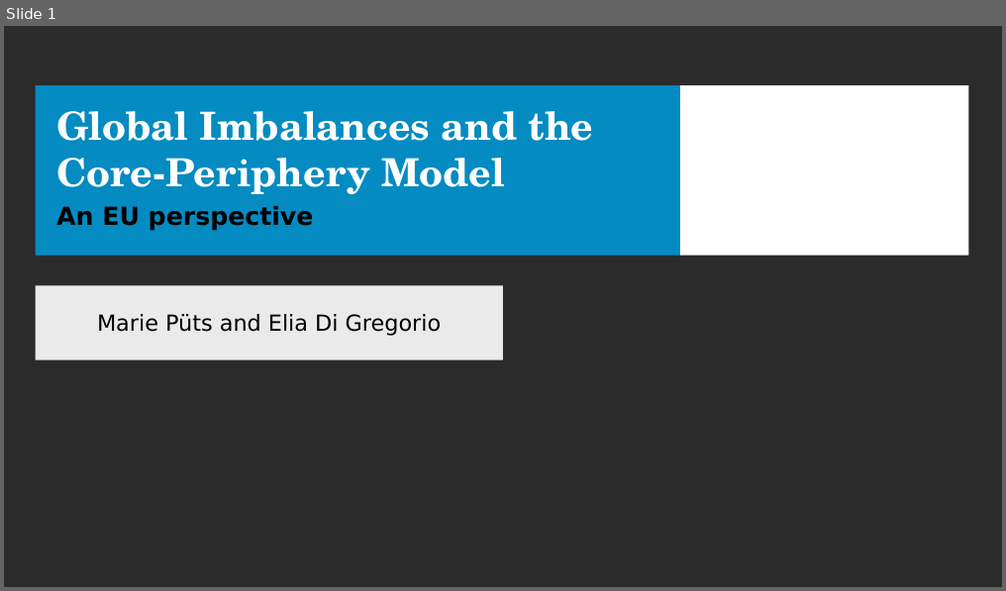
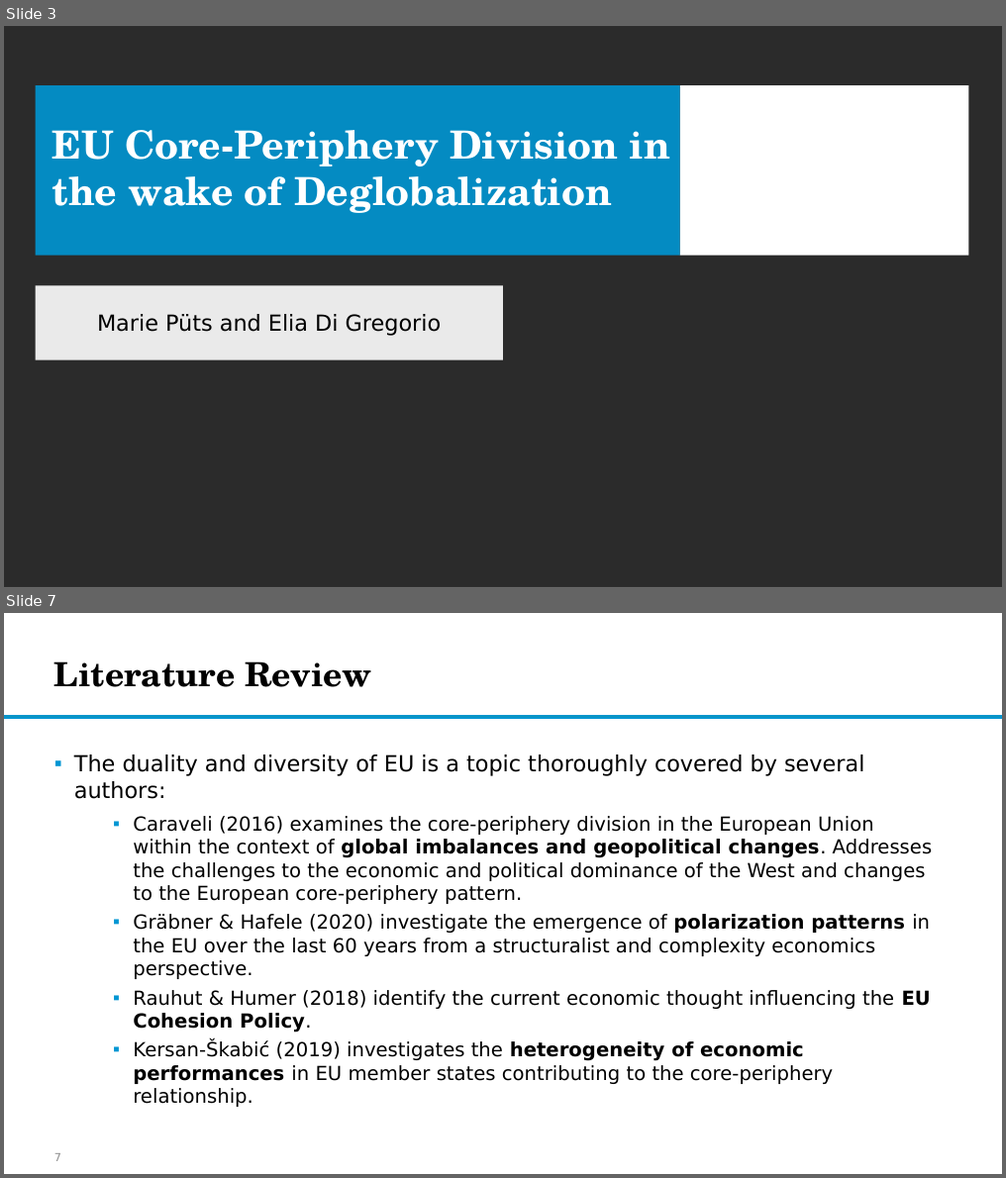
Before and after one commit to EliaDG/EU-Core-Periphery-Division-in-the-wake-of-Deglobalization, a slide deck: 03_final_data/Global Imbalances and Core-Periphery Model in the EU.pptx. Shown one above the other, each under a label of ours: slide 1 before the commit, slides 3 and 7 after it; the slides between them are not shown. The pictures are 1006x591 and 1006x1178 pixels, drawn with LibreOffice and Linux fonts; fonts in the diff are those of the drawing; background and template pictures are left out; a plain dark background stands for a picture behind light text. Boxes give left, top, right and bottom in pixels: in the first picture for what was removed or moved away, otherwise in the second. Text is boxed around its words. In the diff, an @@ line names an element or a change of style, - is before the commit and + after.

```diff
--- a/03_final_data/Global Imbalances and Core-Periphery Model in the EU.pptx
+++ b/03_final_data/Global Imbalances and Core-Periphery Model in the EU.pptx
@@ slide 7 added at bbox=[4, 613, 1002, 1174], background #FFFFFF @@
@@ title added at bbox=[54, 662, 371, 687], 24 pt, text #000000, bold @@
+Literature Review
@@ rectangle added at bbox=[4, 716, 1002, 718], fill #0C94B7, outline #0096D3 1 pt @@
@@ text added at bbox=[74, 755, 933, 1107], 14 pt, text #000000 @@
+▪ The duality and diversity of EU is a topic thoroughly covered by several authors:
+      ▪ Caraveli (2016) examines the core-periphery division in the European Union within the context of global imbalances and geopolitical changes. Addresses the challenges to the economic and political dominance of the West and changes to the European core-periphery pattern.
+      ▪ Gräbner & Hafele (2020) investigate the emergence of polarization patterns in the EU over the last 60 years from a structuralist and complexity economics perspective.
+      ▪ Rauhut & Humer (2018) identify the current economic thought influencing the EU Cohesion Policy.
+      ▪ Kersan-Škabić (2019) investigates the heterogeneity of economic performances in EU member states contributing to the core-periphery relationship.
@@ page number added at bbox=[54, 1154, 61, 1161], 8 pt, text #8C8C8C @@
+7
@@ what was slide 1 is now slide 3 @@
@@ slide 3 changed as well @@
@@ title at bbox=[53, 130, 670, 213]: text changed @@
-Global Imbalances and the Core-Periphery Model
+EU Core-Periphery Division in the wake of Deglobalization
@@ subtitle removed at bbox=[56, 206, 314, 231] @@
-An EU perspective
```
Also in this commit, not shown: 5 other slides changed, 16 other slides added, 7 slides removed, 11 other files.
